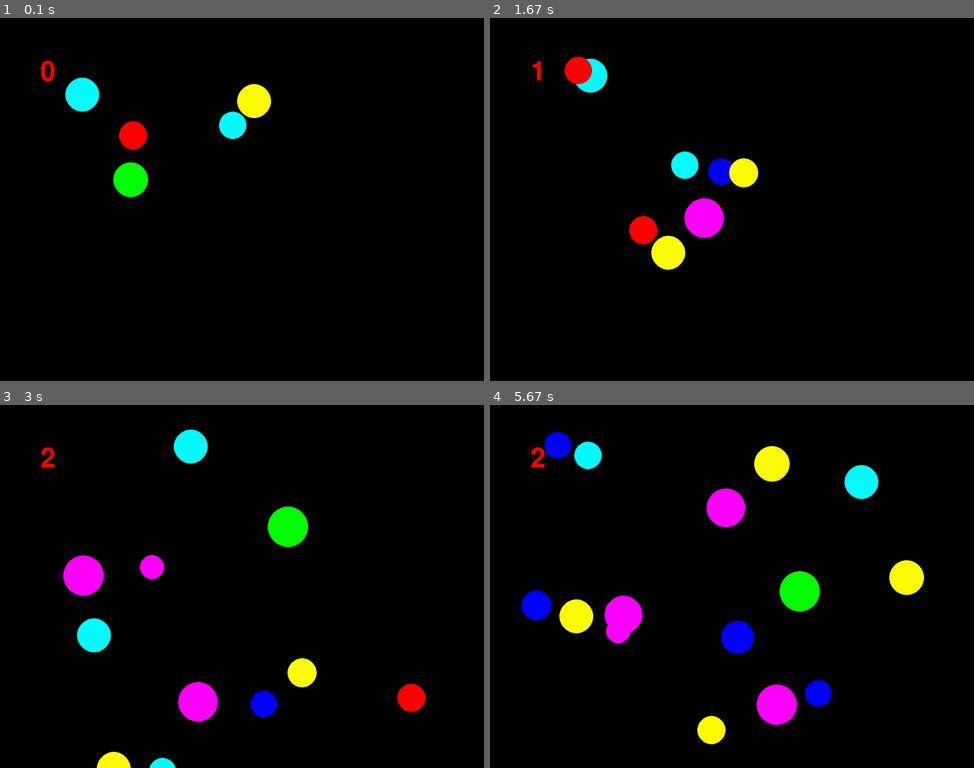
Above: before the commit, frames 1-4 (two rows, left to right).
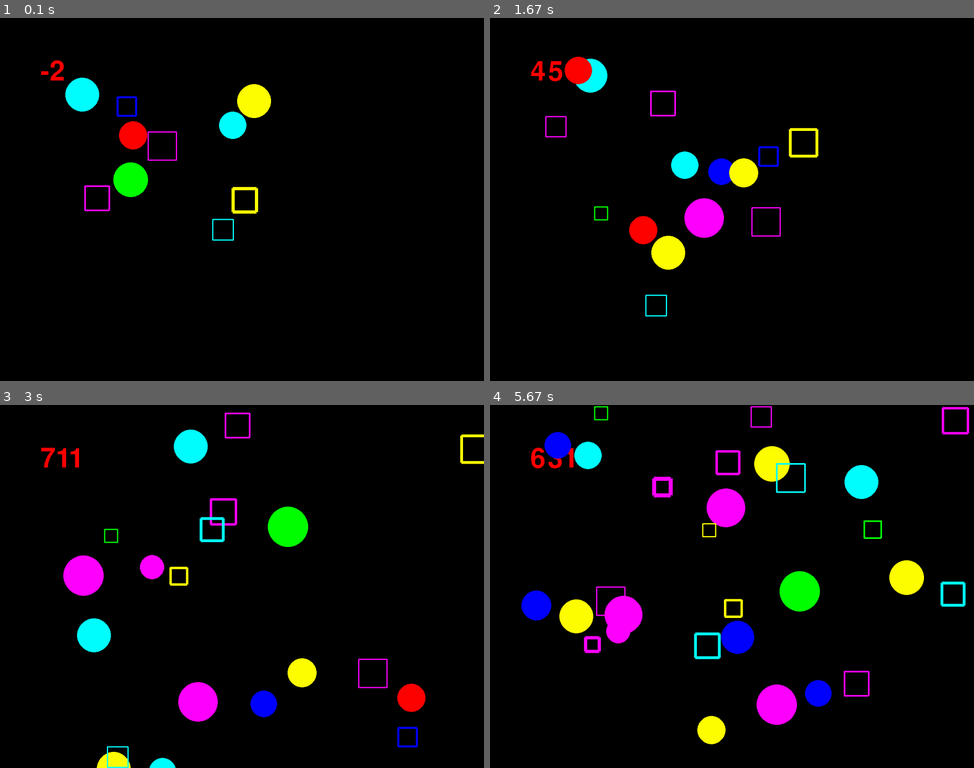
Above: after the commit, the same moments.

Repository: babichevko/proga_babichev_2021
Game: pygame game, started from поймайшарик.py
Two runs of this game, one before a commit and one after it. Both use one fixed random seed, a clock stepped at 60 frames per second and the inputs below.
Inputs (mouse positions are in pixels of both pictures, inside the frame that each line leads up to):
- Up to frame 1 (0.1 s): no input
- Up to frame 2 (1.67 s): click (732, 199) at 0.38 s; click (736, 221) at 0.72 s; click (581, 145) at 1.05 s; click (746, 282) at 1.38 s
- Up to frame 3 (3 s): click (251, 463) at 1.72 s; click (217, 680) at 2.05 s; click (227, 524) at 2.38 s; click (174, 510) at 2.72 s
- Up to frame 4 (5.67 s): click (857, 553) at 3.05 s; click (882, 579) at 3.38 s; click (833, 521) at 3.72 s; click (591, 517) at 4.05 s; click (751, 571) at 4.38 s; click (591, 564) at 4.72 s; click (659, 691) at 5.05 s; click (586, 720) at 5.38 s

The runs differ from the first frame. In frame 1, 0.8% of the frame differs, in the area x 8-54%, y 11-62%; in frame 2, 0.9%; in frame 3, 1.2%; in frame 4, 1.8%, in the area x 8-99%, y 0-81%.

Commit message:
Добавлена новая фигура - квадрат, за неё начисляется больше очков; также добавлено уменьшение очков в случае бездействия с течением времени

Diff:
--- a/поймайшарик.py
+++ b/поймайшарик.py
@@ -17,13 +17,13 @@
 
 global chislo_ochkov
 chislo_ochkov = 0
-myfont = pygame.font.SysFont('Comic Sans MS', 30)
-textsurface = myfont.render('Ваши очки:', False, (0, 0, 0))
 
 
 "Массивы для параметров шаров и их скоростей"
 balls = []
+polygons=[]
 v=[]
+v2=[]
 
 "Функция создания параметров нового шара"
 def new_ball():
@@ -43,6 +43,38 @@
     vy = randint(-10, 10)
     v.append([vx, vy])
 
+"Функция создания параметров нового квадрата"
+def new_polygon():
+    x2 = randint(100, 700)
+    y2 = randint(100, 500)
+    r2 = randint(30, 70)
+    width = randint(3, 10)
+    color2 = COLORS[randint(0, 5)]
+    polygons. append([color2, x2, y2, r2, width])
+
+"Функция присваивания скорости новому квадрату"
+def polygon_speed():
+    vx2 = randint(-10, 10)
+    vy2 = randint(-10, 10)
+    v2.append([vx2, vy2])
+
+"Функция отрисовки нового шара"
+def draw_polygon(color, x2, y2, r2, width):
+    polygon(screen, color, [(x2, y2), (x2 + r2, y2), (x2 + r2, y2 + r2), (x2, y2 + r2)], width)
+
+"Функция проверки попадания игрока по квадрату"
+def proverka_najatia2(coordinaty_najatiya, coordinata_kvadrata_x, coordinata_kvadrata_y, shirina_kvadrata):
+    global najal2
+    najal2 = False
+    coordinata_najatiya_x = coordinaty_najatiya[0]
+    coordinata_najatiya_y = coordinaty_najatiya[1]
+
+    # проверка попадания в квадрат
+    raznost1 = (coordinata_najatiya_x - coordinata_kvadrata_x)
+    raznost2  = (coordinata_najatiya_y - coordinata_kvadrata_y)
+    if raznost1 > 0 and raznost2 > 0 and raznost1 < shirina_kvadrata and raznost2 < shirina_kvadrata:
+        najal2 = True
+
 "Функция проверки попадания игрока по шару"
 def proverka_najatia(coordinaty_najatiya, coordinata_kruga_x, coordinata_kruga_y, radius_kruga):
     global najal
@@ -60,7 +92,7 @@
 def schet():
     schetchik = pygame.font.Font(None, 100)
     textsurface = schetchik.render(str(chislo_ochkov), False, RED)
-    screen.blit(textsurface,(100, 100))
+    screen.blit(textsurface, (100, 100))
 
 def zavershenie_igry():
     clock.tick(FPS)
@@ -75,19 +107,27 @@
     screen.blit(textsurface3, (500, 600))
     pygame.display.update()
 
-"Создаём изначально несколько шаров"
-for i in range(5, 10):
-    new_ball()
-for i in range(len(balls)):
-    ball_speed()
+def nachalo_igry():
+    "Создаём изначально несколько шаров  и квадратов"
+    for i in range(5, 10):
+        new_ball()
+    for i in range(len(balls)):
+        ball_speed()
+    for i in range(5, 10):
+        new_polygon()
+    for i in range(len(polygons)):
+        polygon_speed()
 
 pygame.display.update()
 
 clock = pygame.time.Clock()
 finished = False
 
+nachalo_igry()
+
 while not finished:
     g = 0
+    h = 0
     clock.tick(FPS)
     for event in pygame.event.get():
         if event.type == pygame.QUIT:
@@ -97,7 +137,7 @@
                 for i in range(len(balls)):
                     proverka_najatia(event.pos, balls[i][1], balls[i][2], balls[i][3])
                     "Если попали по шару - удаляем его, делаем новый, счёт увеличивается"
-                    if najal == True:
+                    if najal is True:
                         new_ball()
                         #Заменяем старый шар на новый
                         balls[i] = balls[len(balls)-1]
@@ -106,31 +146,59 @@
                         ball_speed()
                         v[i] = v[len(v) - 1]
                         v.pop(len(v) - 1)
-                        chislo_ochkov += 1
+                        chislo_ochkov += 100
                         g = 1
-            #Если не попали - число шаров увеличивается
+                for i in range(len(polygons)):
+                    proverka_najatia2(event.pos, polygons[i][1], polygons[i][2], polygons[i][3])
+                    "Если попали по квадрату - удаляем его, делаем новый, счёт увеличивается"
+                    if najal2 is True:
+                        new_polygon()
+                        # Заменяем старый квадрат на новый
+                        polygons[i] = polygons[len(polygons) - 1]
+                        polygons.pop(len(polygons) - 1)
+                        # Заменяем скорость старого шара на скорость нового
+                        polygon_speed()
+                        v2[i] = v2[len(v2) - 1]
+                        v2.pop(len(v2) - 1)
+                        chislo_ochkov += 200
+                        h = 1
+            #Если не попали - число шаров и квадратов увеличивается
             if g != 1:
                 new_ball()
                 ball_speed()
-                g=0
-
-    #И когда шаров слишком много - игра заканчивается
-    if len(balls) > 20:
+
+            if h != 1 and g != 1:
+                new_polygon()
+                polygon_speed()
+
+
+    #И когда шаров и квадратов слишком много - игра заканчивается
+    if len(balls) + len(polygons) > 40:
         finished = True
 
+    #Если ничего не делать, число очков постепенно уменьшается
+    chislo_ochkov -= 1
     schet()
 
-    #Рисуем шары
-    for i in range(len(balls)):
-            color, x, y, r = balls[i]
-            draw_ball(color, x, y, r)
-
-    "Изменение положения шаров"
+    #Рисуем шары и квадраты
+    for i in range(len(balls)):
+        color, x, y, r = balls[i]
+        draw_ball(color, x, y, r)
+
+    for i in range(len(polygons)):
+        color, x2, y2, r2, width = polygons[i]
+        draw_polygon(color, x2, y2, r2, width)
+
+    "Изменение положения шаров и квадратов"
     for i in range(len(balls)):
         balls[i][1] += v[i][0]
         balls[i][2] += v[i][1]
+    for i in range(len(polygons)):
+        polygons[i][1] += v2[i][0]
+        polygons[i][2] += v2[i][1]
 
         "Отражение шаров от стенок"
+    for i in range(len(balls)):
         if balls[i][1] - 2 * balls[i][3] < 0 and v[i][0] < 0 or balls[i][1] + 2 * balls[i][3] > 1200 and v[i][0] > 0:
             k = randint(5, 18)
             v[i][0] = -k * v[i][0] / 10
@@ -139,6 +207,7 @@
                 v[i][0] = -5
             if v[i][0] > 30:
                 v[i][0] = 5
+
         if balls[i][2] - 2 * balls[i][3] < 0 and v[i][1] < 0 or balls[i][2] + 2 * balls[i][3] > 1200 and v[i][1] > 0:
             t = randint(5, 18)
             v[i][1] = -t * v[i][1] / 10
@@ -149,10 +218,32 @@
             if v[i][1] > 30:
                 v[i][1] = -5
 
+    "Отражение квадратов от стенок"
+    for i in range(len(polygons)):
+        if polygons[i][1] < 0 and v2[i][0] < 0 or polygons[i][1] + polygons[i][3] > 1200 and v2[i][0] > 0:
+            k = randint(5, 18)
+            v2[i][0] = -k * v[i][0] / 10
+            "Ограничим скорость квадратов"
+            if v2[i][0] < -50:
+                v2[i][0] = 10
+            if v2[i][0] > 50:
+                v2[i][0] = -10
+
+        if polygons[i][2] < 0 and v2[i][1] < 0 or polygons[i][2] + polygons[i][3] > 1200 and v2[i][1] > 0:
+            t = randint(5, 18)
+            v2[i][1] = -t * v2[i][1] / 10
+
+            "Ограничим скорость квадратов"
+            if v2[i][1] < -50:
+                v2[i][1] = 10
+            if v2[i][1] > 50:
+                v2[i][1] = -10
+
     pygame.display.update()
+
     screen.fill(BLACK)
 
-for i in range(150):
+for i in range(100):
     zavershenie_igry()
 
 pygame.quit()
